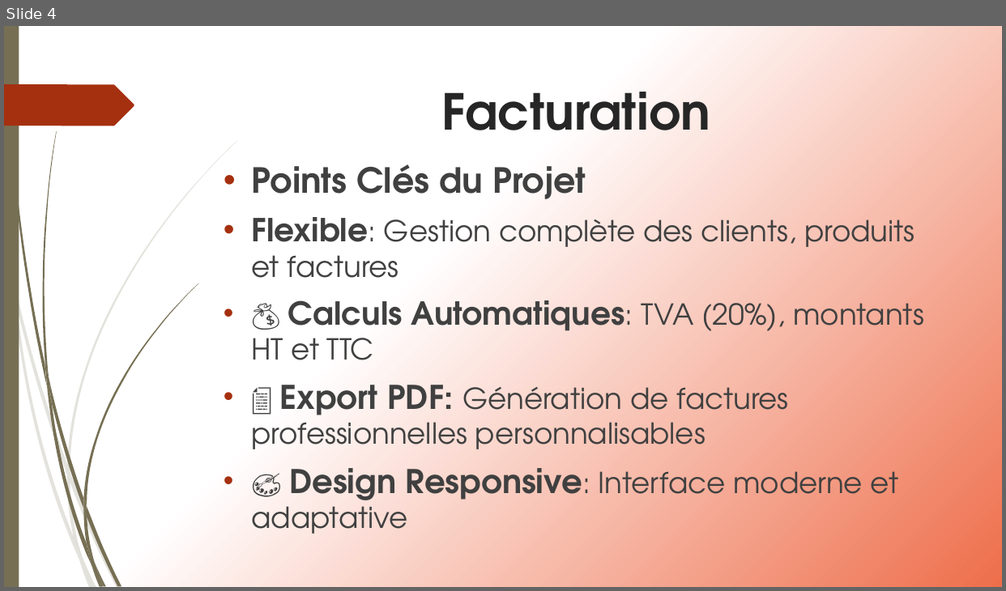
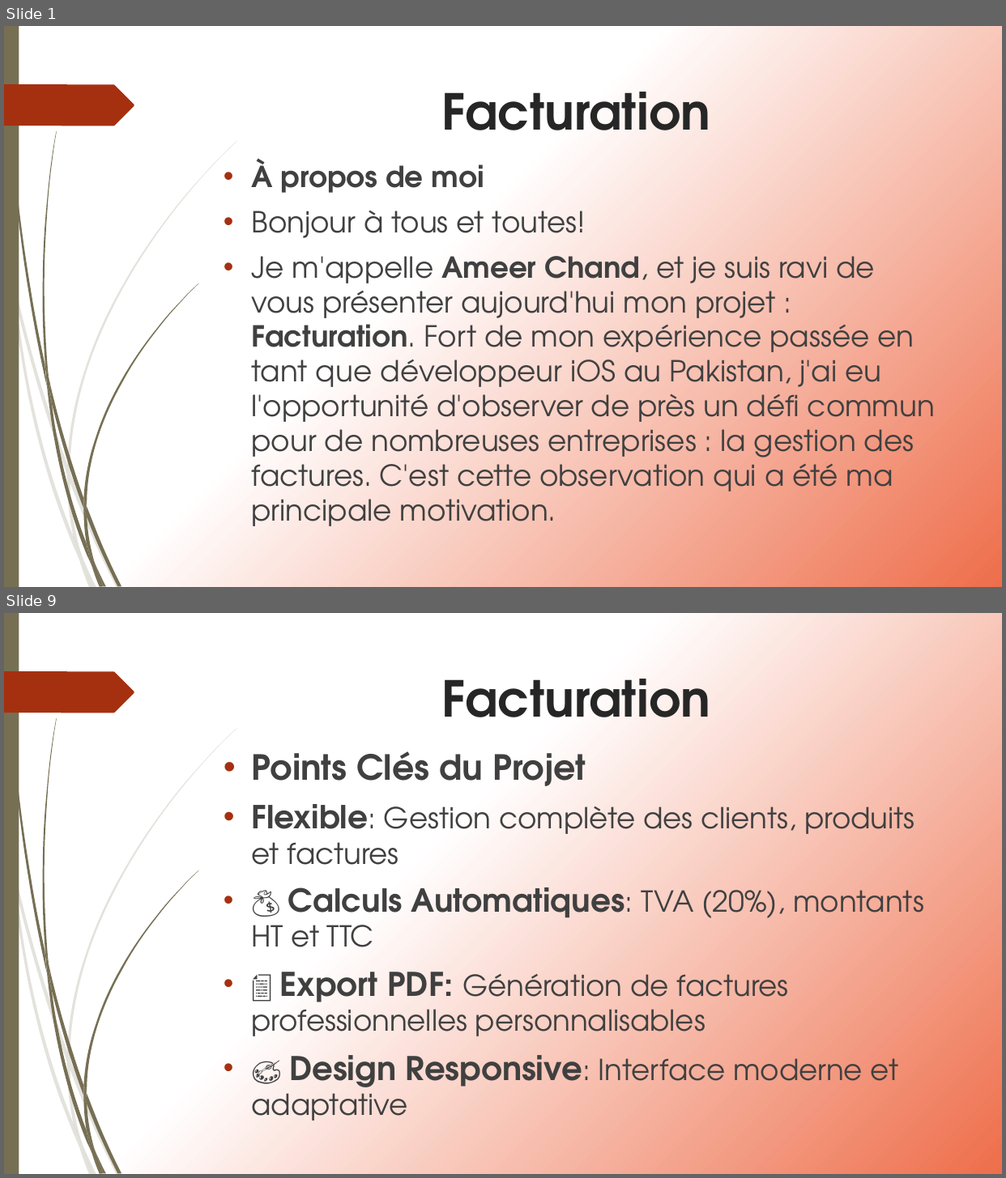
Before and after one commit to ameerchand30/Facturation, a slide deck: Facturation.pptx. Shown one above the other, each under a label of ours: slide 4 before the commit, slides 1 and 9 after it; the slides between them are not shown. The pictures are 1006x591 and 1006x1178 pixels, drawn with LibreOffice and Linux fonts; fonts in the diff are those of the drawing. Boxes give left, top, right and bottom in pixels: in the first picture for what was removed or moved away, otherwise in the second. Text is boxed around its words. In the diff, an @@ line names an element or a change of style, - is before the commit and + after.

```diff
--- a/Facturation.pptx
+++ b/Facturation.pptx
@@ slide 1 added at <box>4,26,1002,587</box>, background gradient #FFFFFF to #EE6E4B; not listed: 24 template elements that a slide beside it also shows @@
@@ title added at <box>442,92,710,130</box>, 47.7 pt, text #262626, bold @@
+Facturation
@@ text added at <box>252,158,935,527</box>, 27.9 pt, text #404040 @@
+• À propos de moi
+• Bonjour à tous et toutes!
+• Je m'appelle Ameer Chand, et je suis ravi de vous présenter aujourd'hui mon projet : Facturation. Fort de mon expérience passée en tant que développeur iOS au Pakistan, j'ai eu l'opportunité d'observer de près un défi commun pour de nombreuses entreprises : la gestion des factures. C'est cette observation qui a été ma principale motivation.
@@ what was slide 4 is now slide 9 @@
```
Also in this commit, not shown: 5 slides changed, 4 other slides added, 8 other files.
